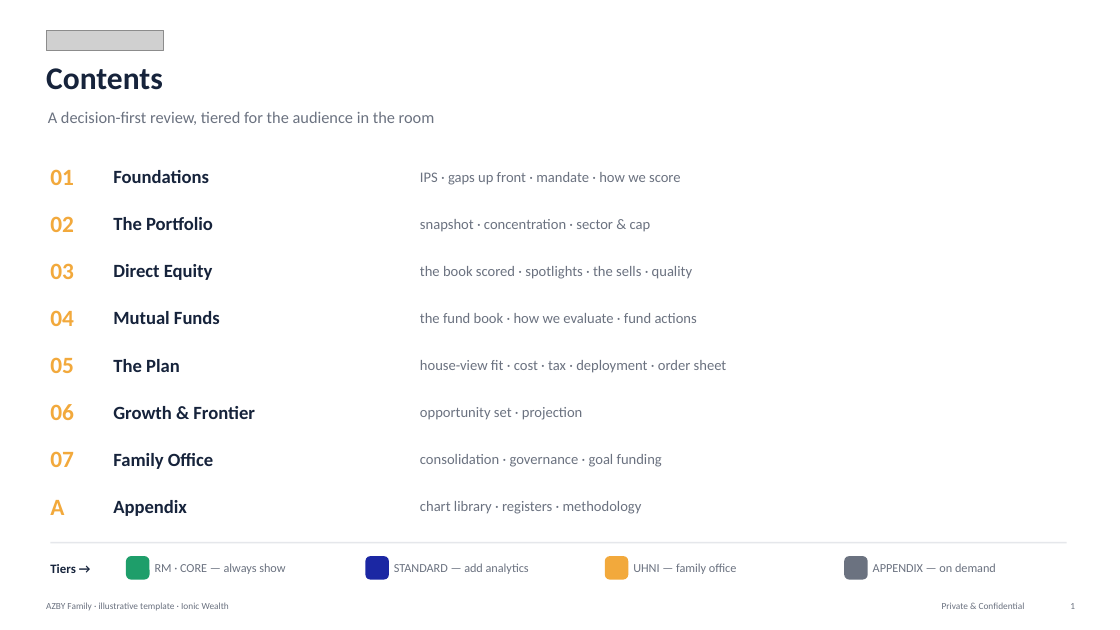
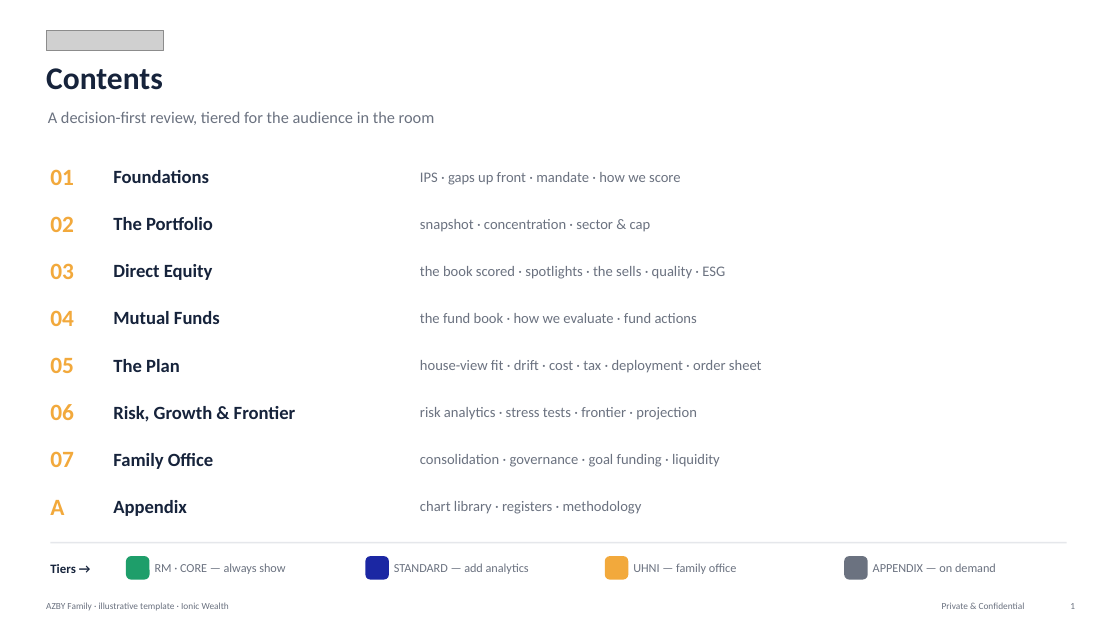
Before and after one commit to shreyas1gupta-wq/claude-demo, a slide deck: slide 2 of template/AZBY_Portfolio_Review_Template.pptx. Drawn at 1120x630 pixels with LibreOffice and Linux fonts; fonts in the diff are those of the drawing; grey boxes stand for pictures. Boxes give left, top, right and bottom in pixels: in the first picture for what was removed or moved away, otherwise in the second. Text is boxed around its words. In the diff, an @@ line names an element or a change of style, - is before the commit and + after.

```diff
--- a/template/AZBY_Portfolio_Review_Template.pptx
+++ b/template/AZBY_Portfolio_Review_Template.pptx
@@ text at (420, 266, 725, 279): text changed @@
-the book scored · spotlights · the sells · quality
+the book scored · spotlights · the sells · quality · ESG
@@ text at (420, 360, 762, 373): text changed @@
-house-view fit · cost · tax · deployment · order sheet
+house-view fit · drift · cost · tax · deployment · order sheet
@@ text at (113, 406, 296, 422): text changed @@
-Growth & Frontier
+Risk, Growth & Frontier
@@ text at (420, 407, 696, 420): text changed @@
-opportunity set · projection
+risk analytics · stress tests · frontier · projection
@@ text at (420, 454, 720, 467): text changed @@
-consolidation · governance · goal funding
+consolidation · governance · goal funding · liquidity
```
Also in this commit, not shown: 37 other slides changed, 7 slides added, 11 other files.
